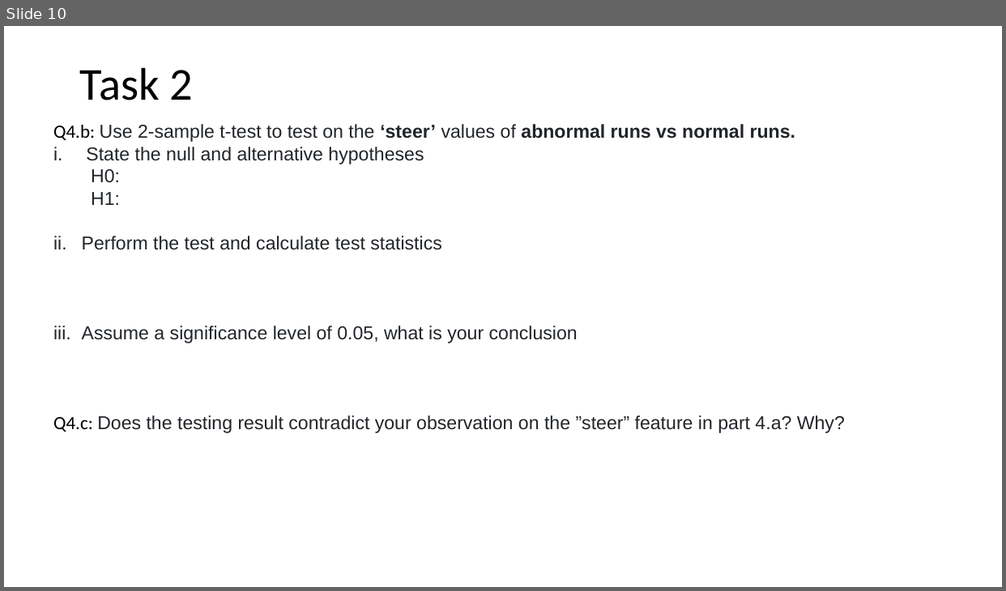
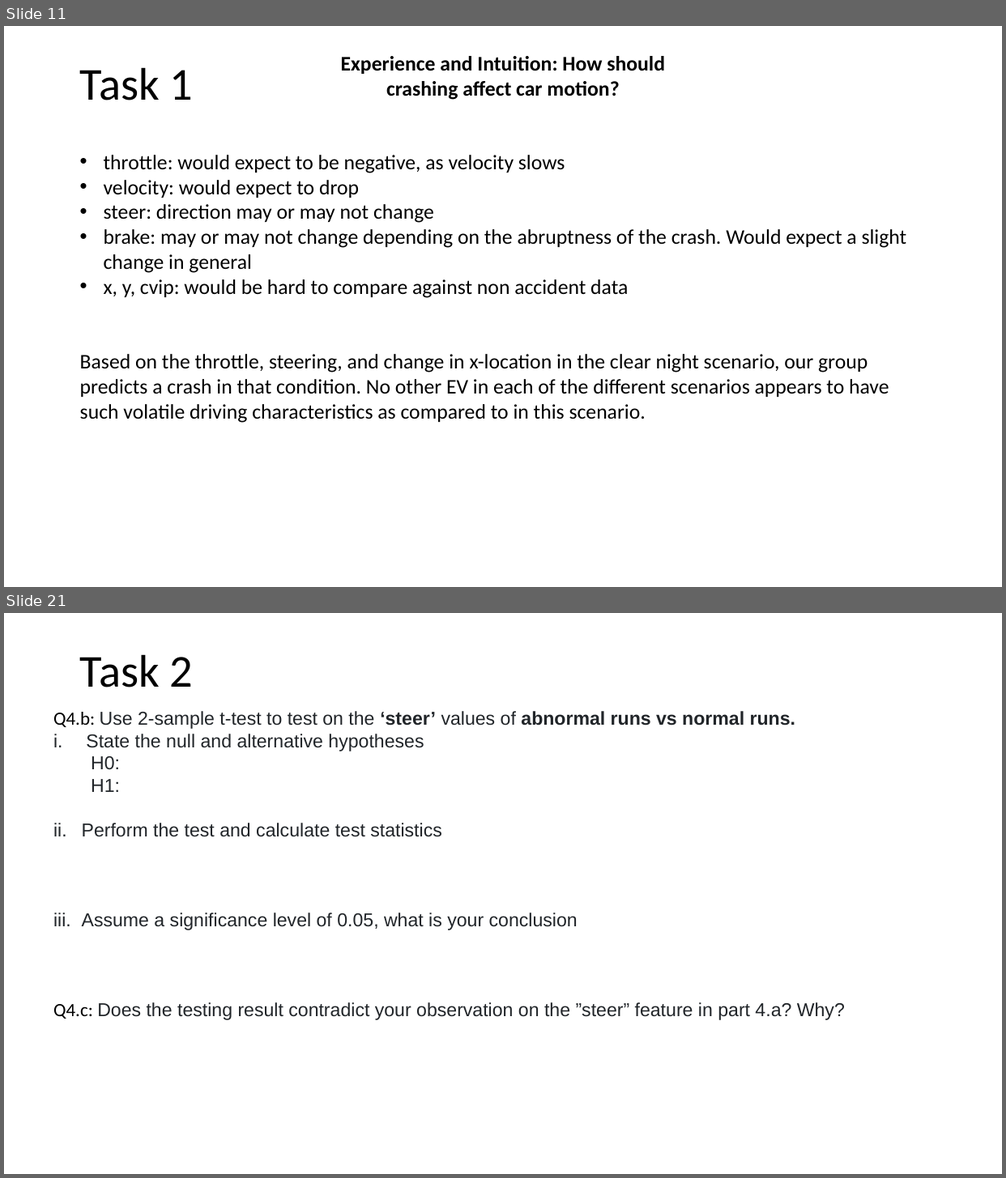
Before and after one commit to mrojaspell/MP1, a slide deck: mp1_powerpoint.pptx. Shown one above the other, each under a label of ours: slide 10 before the commit, slides 11 and 21 after it; the slides between them are not shown. The pictures are 1006x591 and 1006x1178 pixels, drawn with LibreOffice and Linux fonts; fonts in the diff are those of the drawing. Boxes give left, top, right and bottom in pixels: in the first picture for what was removed or moved away, otherwise in the second. Text is boxed around its words. In the diff, an @@ line names an element or a change of style, - is before the commit and + after.

```diff
--- a/mp1_powerpoint.pptx
+++ b/mp1_powerpoint.pptx
@@ slide 11 added at (4, 26, 1002, 587), background #FFFFFF @@
@@ title added at (80, 67, 194, 101), 44 pt, text #000000 @@
+Task 1
@@ text added at (341, 56, 665, 100), 20 pt, text #000000, bold @@
+Experience and Intuition: How should crashing affect car motion?
@@ text added at (80, 155, 907, 423), 20 pt, text #000000 @@
+• throttle: would expect to be negative, as velocity slows
+• velocity: would expect to drop
+• steer: direction may or may not change
+• brake: may or may not change depending on the abruptness of the crash. Would expect a slight change in general
+• x, y, cvip: would be hard to compare against non accident data
+Based on the throttle, steering, and change in x-location in the clear night scenario, our group predicts a crash in that condition. No other EV in each of the different scenarios appears to have such volatile driving characteristics as compared to in this scenario.
@@ what was slide 10 is now slide 21 @@
```
Also in this commit, not shown: 5 slides changed, 14 other slides added, 4 slides removed, 15 other files.
